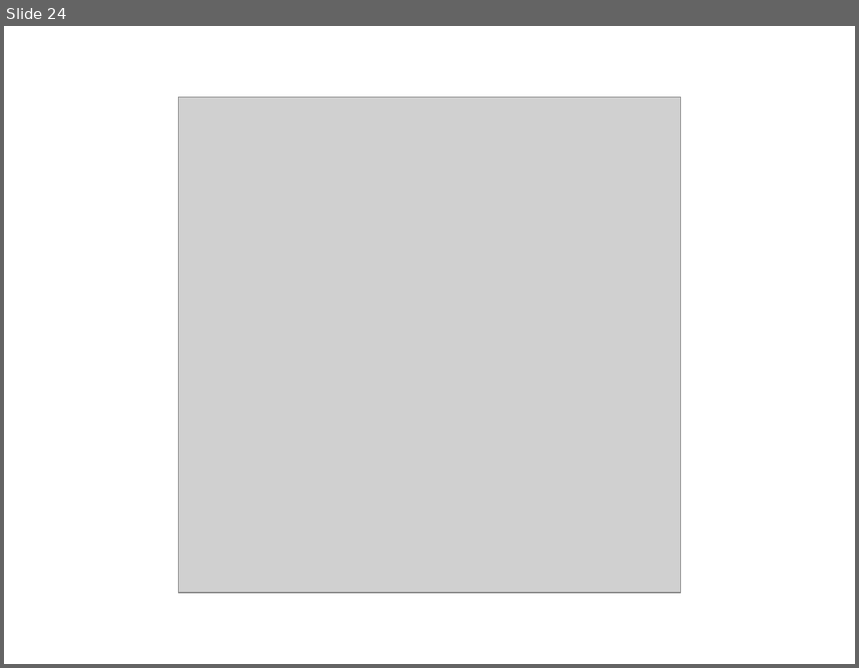
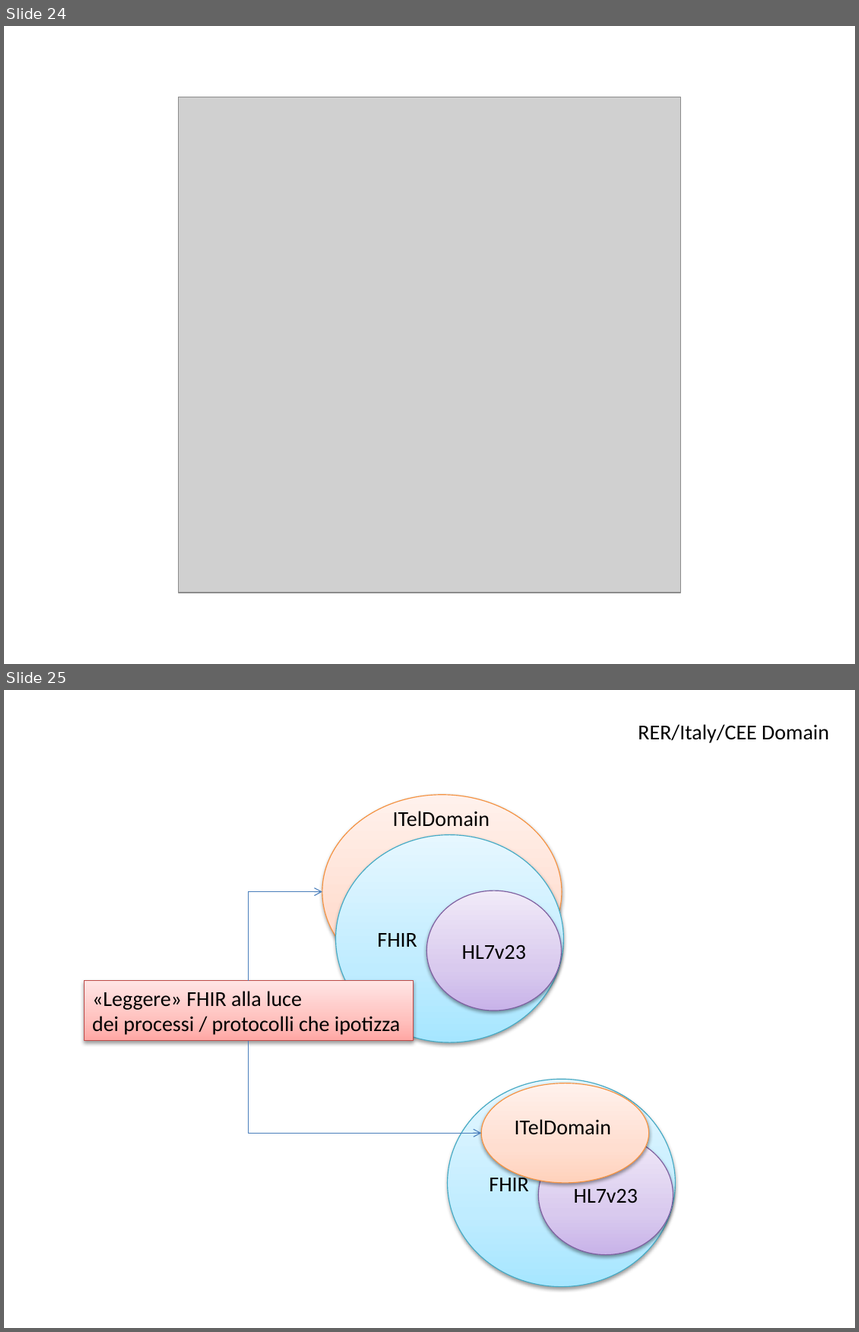
Before and after one commit to anatali/natMaterial, a slide deck: health/userDocs/UniboFigs.pptx. Shown one above the other, each under a label of ours: slide 24 before the commit, slides 24 and 25 after it. The pictures are 859x668 and 859x1332 pixels, drawn with LibreOffice and Linux fonts; fonts in the diff are those of the drawing; grey boxes stand for pictures. Boxes give left, top, right and bottom in pixels: in the first picture for what was removed or moved away, otherwise in the second. Text is boxed around its words. In the diff, an @@ line names an element or a change of style, - is before the commit and + after.

```diff
--- a/health/userDocs/UniboFigs.pptx
+++ b/health/userDocs/UniboFigs.pptx
@@ slide 25 added at bbox=[4, 690, 855, 1328], background #FFFFFF @@
@@ text added at bbox=[638, 724, 829, 743], 18 pt, text #000000 @@
+RER/Italy/CEE Domain
@@ ellipse added at bbox=[322, 795, 562, 989], fill gradient #FFD2BD to #FFDED0 to #FFF2ED, outline #F69240 0.75 pt @@
@@ text added at bbox=[393, 811, 490, 827], 18 pt, text #000000 @@
+ITelDomain
@@ ellipse added at bbox=[336, 834, 564, 1043], fill gradient #A7E6FF to #C1EDFF to #E7F8FF, outline #46AAC5 0.75 pt, 18 pt, text #000000 @@
+FHIR
@@ elbow arrow added from (248, 981) to (322, 891), #4B7EBC 0.75 pt @@
@@ ellipse added at bbox=[427, 891, 562, 1011], fill gradient #C9B5E8 to #D8CBEE to #F0EAF9, outline #7D60A0 0.75 pt, 18 pt, text #000000 @@
+HL7v23
@@ rectangle added at bbox=[84, 981, 414, 1042], fill gradient #FFA6A5 to #FFC0BF to #FFE7E7, outline #BF4C48 0.75 pt, 18 pt, text #000000 @@
+«Leggere» FHIR alla luce
+dei processi / protocolli che ipotizza
@@ elbow arrow added from (248, 1040) to (481, 1134), #4B7EBC 0.75 pt @@
@@ ellipse added at bbox=[448, 1079, 676, 1287], fill gradient #A7E6FF to #C1EDFF to #E7F8FF, outline #46AAC5 0.75 pt, 18 pt, text #000000 @@
+FHIR
@@ ellipse added at bbox=[481, 1083, 649, 1182], fill gradient #FFD2BD to #FFDED0 to #FFF2ED, outline #F69240 0.75 pt @@
@@ text added at bbox=[515, 1119, 611, 1135], 18 pt, text #000000 @@
+ITelDomain
@@ ellipse added at bbox=[538, 1135, 673, 1255], fill gradient #C9B5E8 to #D8CBEE to #F0EAF9, outline #7D60A0 0.75 pt, 18 pt, text #000000 @@
+HL7v23
```
Also in this commit, not shown: 5 other files.
